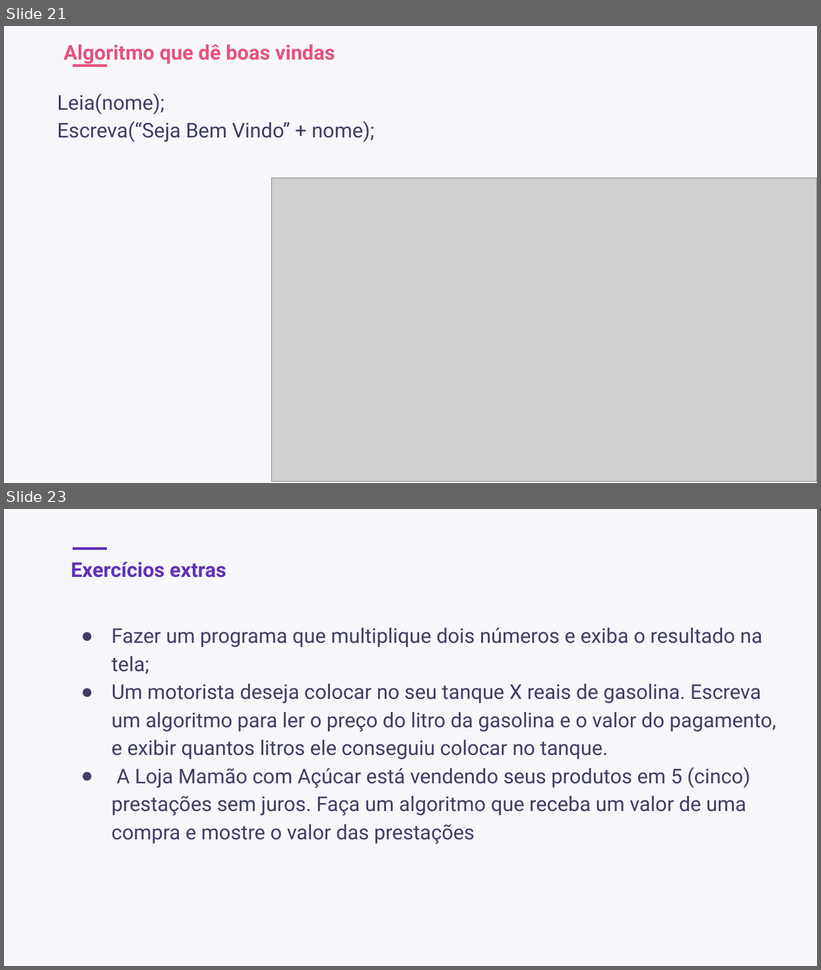
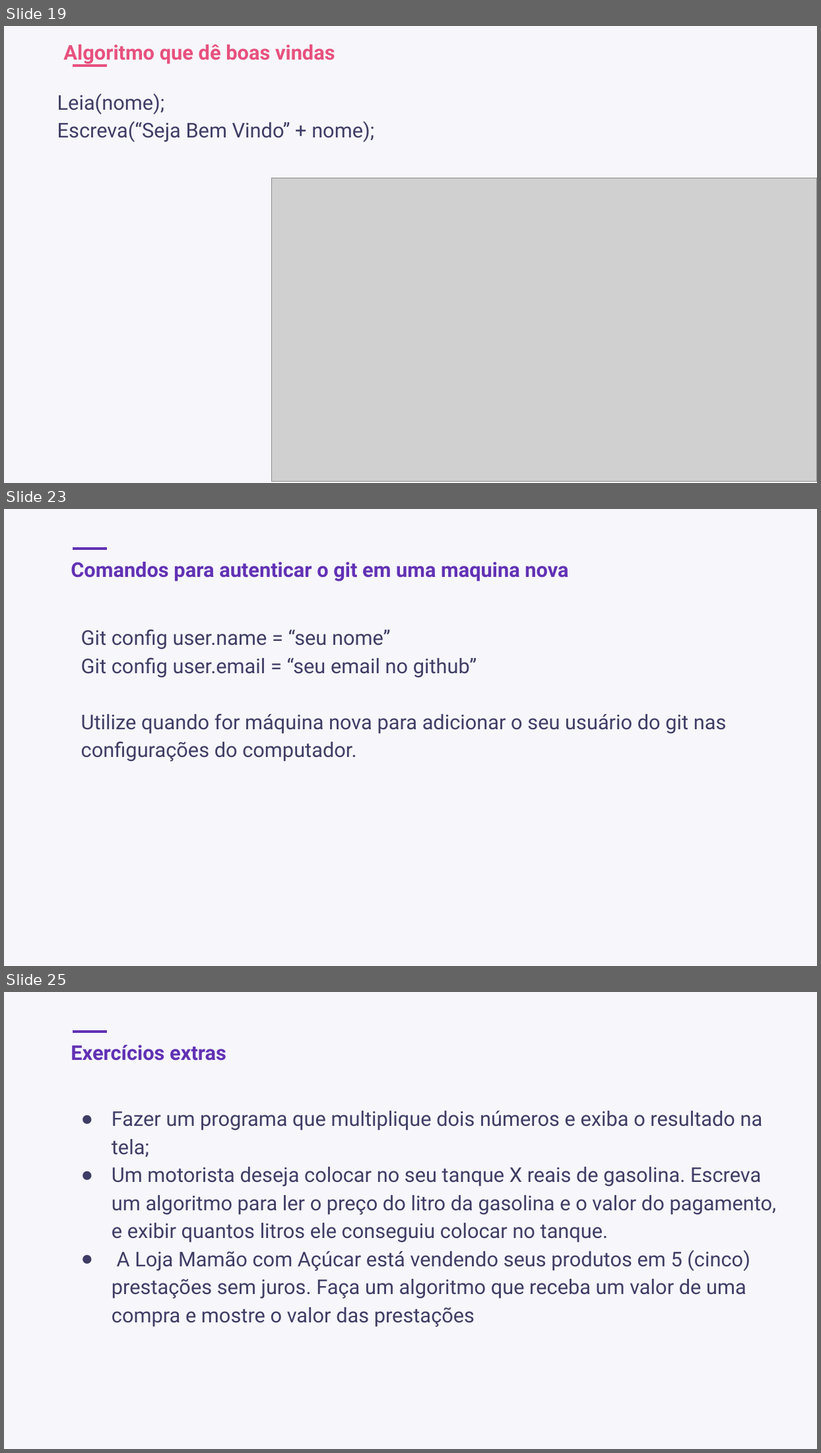
Before and after one commit to douglasguimarae/material-aula01-backend, a slide deck: Aula02- 13-08-2021.pptx. Shown one above the other, each under a label of ours: slides 21 and 23 before the commit, slides 19, 23 and 25 after it; the slides between them are not shown. The pictures are 821x970 and 821x1453 pixels, drawn with LibreOffice and Linux fonts; fonts in the diff are those of the drawing; grey boxes stand for pictures. Boxes give left, top, right and bottom in pixels: in the first picture for what was removed or moved away, otherwise in the second. Text is boxed around its words. In the diff, an @@ line names an element or a change of style, - is before the commit and + after.

Commit message:
Adicionei novos comandos git

```diff
--- a/Aula02- 13-08-2021.pptx
+++ b/Aula02- 13-08-2021.pptx
@@ slide 23 added at (4, 509, 817, 966), background #F6F6FB; not listed: 1 template element that a slide beside it also shows @@
@@ title added at (71, 562, 568, 582), 18 pt, text #6131B4, bold @@
+Comandos para autenticar o git em uma maquina nova
@@ text added at (81, 629, 727, 762), 18 pt, text #3F3D65 @@
+Git config user.name = “seu nome”
+Git config user.email = “seu email no github”
+Utilize quando for máquina nova para adicionar o seu usuário do git nas configurações do computador.
@@ what was slide 21 is now slide 19 @@
@@ what was slide 23 is now slide 25 @@
```
Also in this commit, not shown: 4 slides changed, 1 other slide added.
